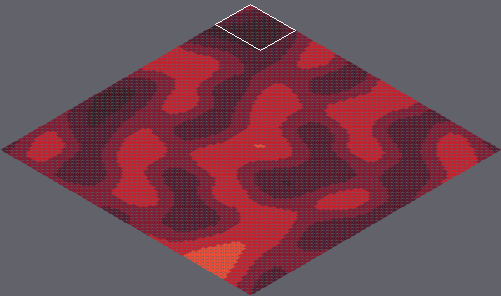
Level history. Tiled map: marswars/resources/mapAssets/loadmap.tmx. The picture above shows the old version from afar; the outline marks the close-up.
Close-up. The starting point:
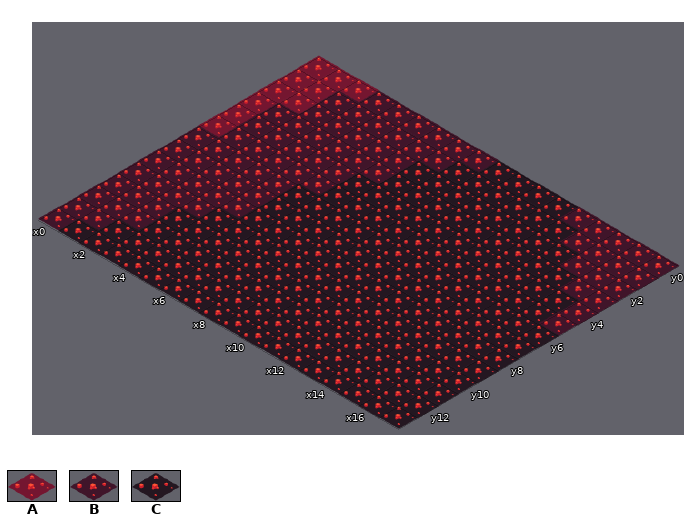
Cells are 55x32 px. Isometric: x runs down to the right, y down to the left. Shown: x 0..17, y 0..13. The commit also changed other parts of the map, which this record leaves out.
Key: from "tileset1": A 12 "mars008", B 13 "mars009", C 14 "mars010".
_ is an empty cell.
Layer "Tile Layer 1" before, first column x 0:
 0 AAABBBBBBCCCCBBBBB
 1 AABBBBBBCCCCCCBBBB
 2 AABBBBBCCCCCCCCBBB
 3 ABBBBBBCCCCCCCCCBB
 4 ABBBBBCCCCCCCCCCCB
 5 ABBBBBCCCCCCCCCCCB
 6 BBBBBCCCCCCCCCCCCC
 7 BBBBBCCCCCCCCCCCCC
 8 BBBBBCCCCCCCCCCCCC
 9 BBBBCCCCCCCCCCCCCC
10 BBBCCCCCCCCCCCCCCC
11 BBBCCCCCCCCCCCCCCC
12 BBCCCCCCCCCCCCCCCC
13 BCCCCCCCCCCCCCCCCC
After:
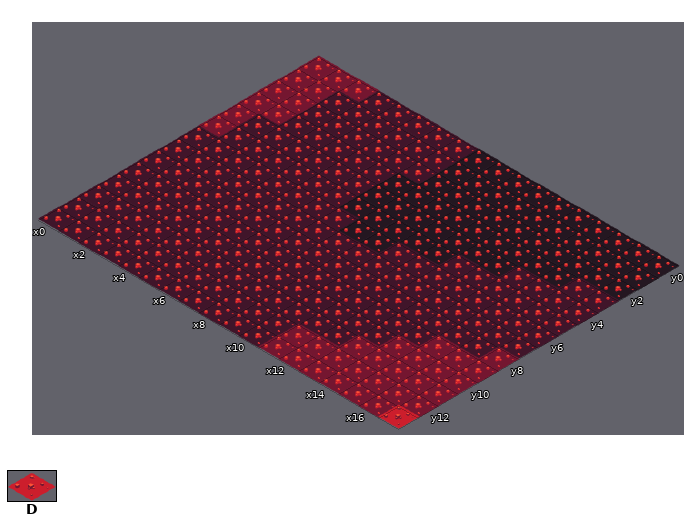
Further tiles: from "tileset1": D 11 "mars007".
The exact change:
Layer "Tile Layer 1":
y 0: x 8 B -> C; x 13..17 BBBBB -> CCCCC
y 1: x 14..17 BBBB -> CCCC
y 2: x 7 C -> B; x 15..17 BBB -> CCC
y 3: x 1 B -> A
y 4: x 6 C -> B; x 14..16 CCC -> BBB
y 5: x 6 C -> B; x 12..16 CCCCC -> BBBBB
y 6: x 5..7 CCC -> BBB; x 10..17 CCCCCCCC -> BBBBBBBB
y 7: x 5..17 CCCCCCCCCCCCC -> BBBBBBBBBBBBB
y 8: x 5..17 CCCCCCCCCCCCC -> BBBBBBBBBBBBA
y 9: x 4..17 CCCCCCCCCCCCCC -> BBBBBBBBBBBAAA
y 10: x 3..17 CCCCCCCCCCCCCCC -> BBBBBBBBBBBAAAA
y 11: x 3..17 CCCCCCCCCCCCCCC -> BBBBBBBBBBAAAAA
y 12: x 2..17 CCCCCCCCCCCCCCCC -> BBBBBBBBBAAAAAAA
y 13: x 1..17 CCCCCCCCCCCCCCCCC -> BBBBBBBBBBAAAAAAD
Pixel boxes of the changes (left, top, right, bottom) in both close-ups:
changed: (259, 102, 298, 125)
changed: (58, 149, 679, 429)
